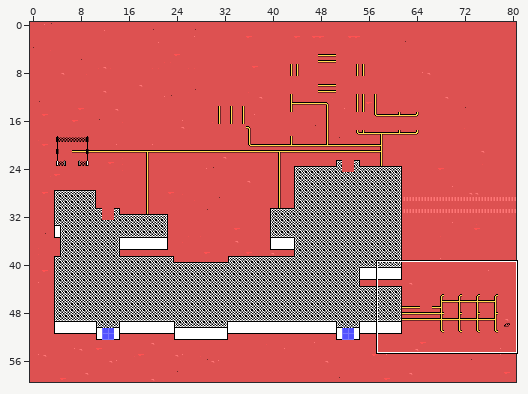
Tiled map -- data/map2-base-outdoors.tmx. The picture above shows the old version from afar; the outline marks the close-up.
Close-up. Before the edit:
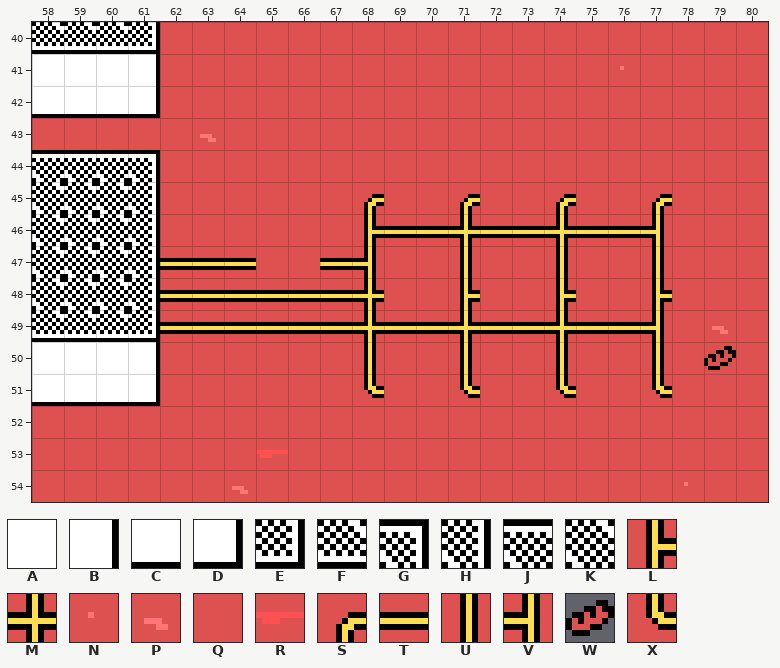
Cells are 8x8 px. Shown: x 58..80, y 40..54. The commit also changed other parts of the map, which this record leaves out.
Key: from "background": A 32, B 34, C 64, D 66, E 105, F 107, G 108, H 109, J 110, K 111, L 313, M 330, N 422, P 423, Q 452, R 453, S 458, T 484, U 485, V 490, W 505, X 517.
_ is an empty cell, # one hidden under a higher layer.
Layer "height 0" before, first column x 58:
40 ####QQQQQQQQQQQQQQQQQQQ
41 ####QQQQQQQQQQQQQQNQQQQ
42 CCCDQQQQQQQQQQQQQQQQQQQ
43 QQQQQPQQQQQQQQQQQQQQQQQ
44 ####QQQQQQQQQQQQQQQQQQQ
45 ####QQQQQQSQQSQQSQQSQQQ
46 ####QQQQQQLTTMTTMTTVQQQ
47 ####TTTQQTVQQUQQUQQUQQQ
48 ####TTTTTTMQQLQQLQQLQQQ
49 ####TTTTTTMTTMTTMTTVQPQ
50 ####QQQQQQUQQUQQUQQUQQQ
51 CCCDQQQQQQXQQXQQXQQXQQQ
52 QQQQQQQQQQQQQQQQQQQQQQQ
53 QQQQQQQRQQQQQQQQQQQQQQQ
54 QQQQQQPQQQQQQQQQQQQQNQQ
Layer "height 1" before, first column x 58:
40 _______________________
41 AAAB___________________
42 _______________________
43 _______________________
44 _______________________
45 ###____________________
46 _______________________
47 _______________________
48 _______________________
49 _______________________
50 AAAB_________________W_
51 _______________________
52 _______________________
53 _______________________
54 _______________________
Layer "height 2" before, first column x 58:
40 FFFE___________________
41 _______________________
42 _______________________
43 _______________________
44 JJJG___________________
45 KKKH___________________
46 KKKH___________________
47 KKKH___________________
48 KKKH___________________
49 FFFE___________________
50 _______________________
51 _______________________
52 _______________________
53 _______________________
54 _______________________
The result:
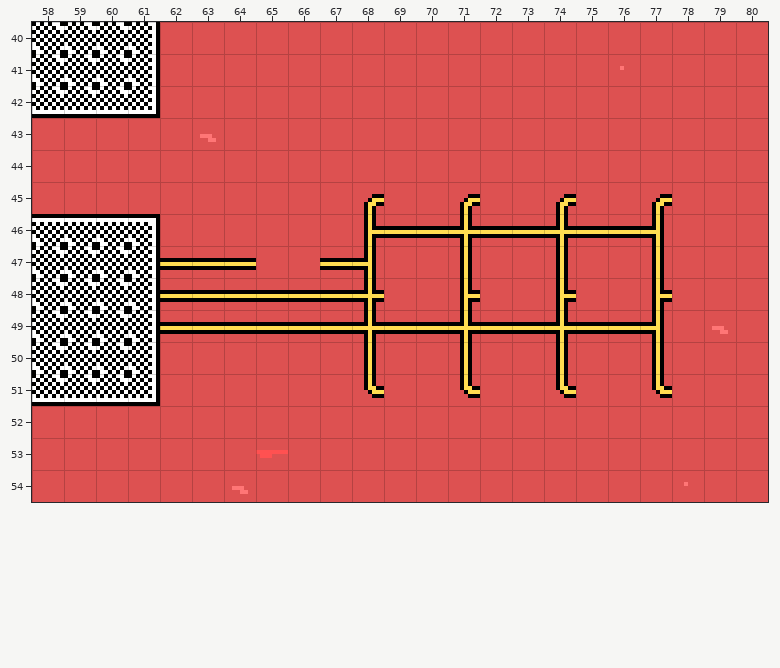
The exact change:
Layer "height 0":
y 40..41: x 61 # -> H
y 42: x 58..61 CCCD -> FFFE
y 45: x 58..61 #### -> QQQQ
y 46: x 58..61 #### -> JJJG
y 49..50: x 61 # -> H
y 51: x 58..61 CCCD -> FFFE
Layer "height 1" (removed):
y 41: x 58..61 AAAB -> ____
y 45: x 58..60 ### -> ___
y 50: x 58..61 AAAB -> ____; x 79 W -> _
Layer "height 2" (removed):
y 40: x 58..61 FFFE -> ____
y 44: x 58..61 JJJG -> ____
y 45..46: x 58..61 KKKH -> ____
y 49: x 58..61 FFFE -> ____
Boxes around the changes in both close-ups, in picture pixels (x1, y1, x2, y2):
changed: (32, 46, 156, 110)
changed: (32, 150, 160, 222)
changed: (32, 334, 156, 398)
removed: (704, 346, 736, 370)
